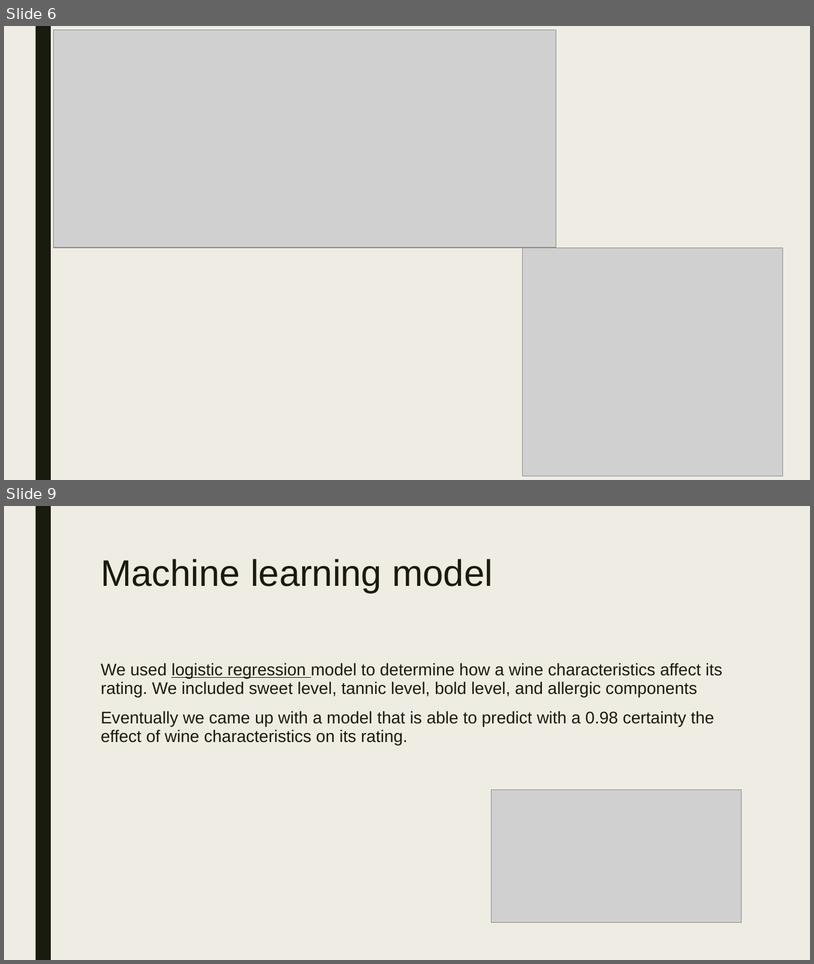
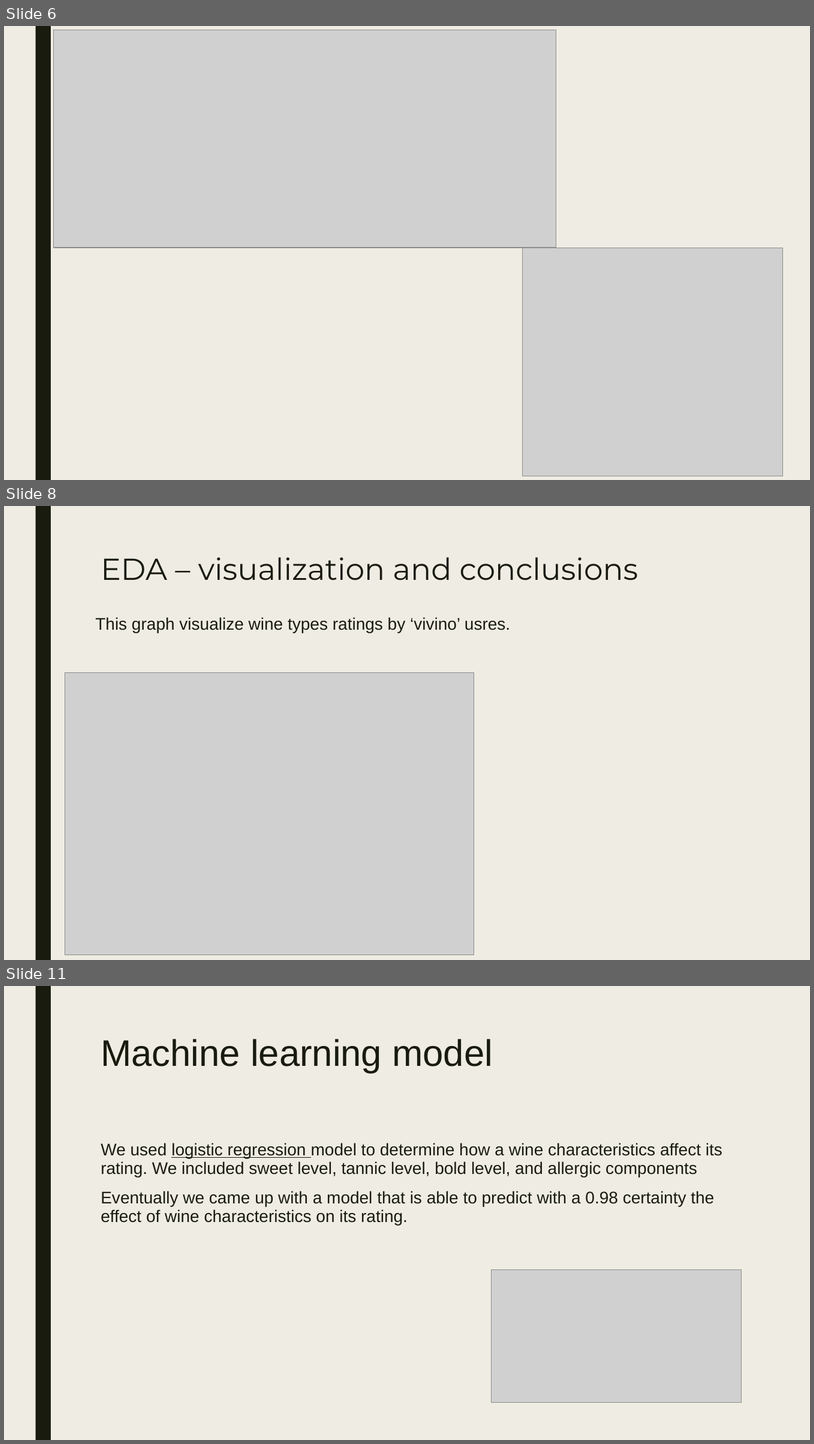
Before and after one commit to liamavargil/Data-Science---Final-Project, a slide deck: FINALPROJ.pptx. Shown one above the other, each under a label of ours: slides 6 and 9 before the commit, slides 6, 8 and 11 after it; the slides between them are not shown. The pictures are 814x964 and 814x1444 pixels, drawn with LibreOffice and Linux fonts; fonts in the diff are those of the drawing; grey boxes stand for pictures; background and template pictures are left out. Boxes give left, top, right and bottom in pixels: in the first picture for what was removed or moved away, otherwise in the second. Text is boxed around its words. In the diff, an @@ line names an element or a change of style, - is before the commit and + after.

```diff
--- a/FINALPROJ.pptx
+++ b/FINALPROJ.pptx
@@ slide 8 added at [4, 506, 810, 960], background #EFEDE3; not listed: 1 template element that a slide beside it also shows @@
@@ title added at [101, 557, 639, 580], 36 pt, text #191B0E @@
+EDA – visualization and conclusions
@@ text added at [95, 617, 510, 633], 20 pt, text #191B0E @@
+This graph visualize wine types ratings by ‘vivino’ usres.
@@ picture added at [65, 672, 474, 954] @@
@@ what was slide 9 is now slide 11 @@
```
Also in this commit, not shown: 1 slide changed, 2 other slides added, 1 slide removed.
